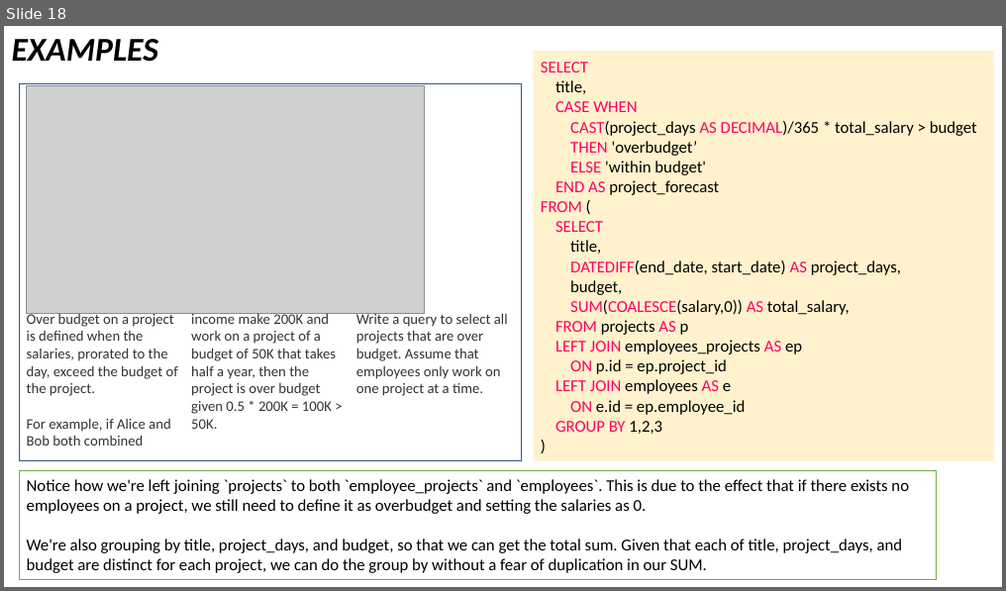
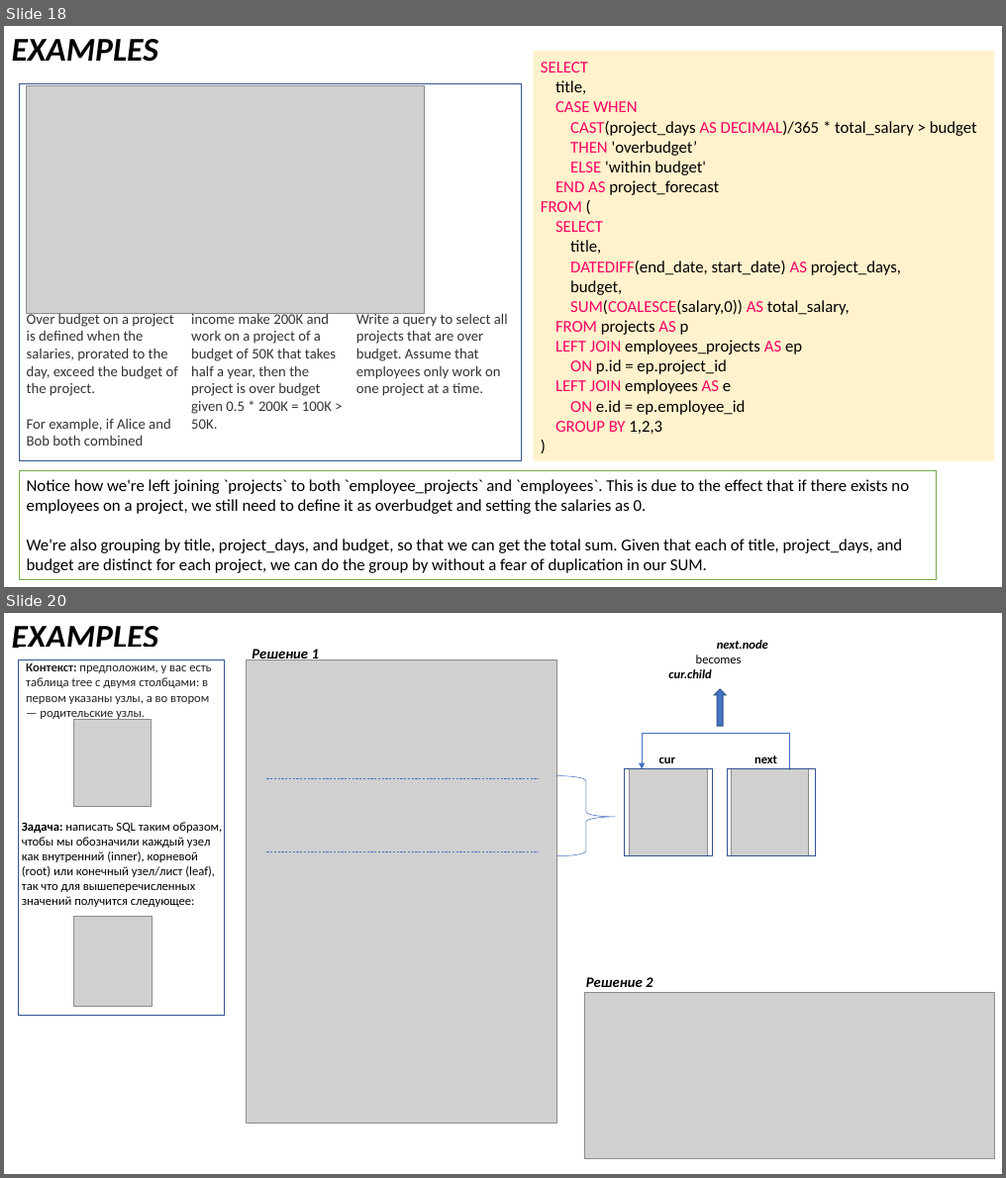
Before and after one commit to v-popov/ds_cheat_sheets, a slide deck: SQL/sql_map.pptx. Shown one above the other, each under a label of ours: slide 18 before the commit, slides 18 and 20 after it; the slides between them are not shown. The pictures are 1006x591 and 1006x1178 pixels, drawn with LibreOffice and Linux fonts; fonts in the diff are those of the drawing; grey boxes stand for pictures. Boxes give left, top, right and bottom in pixels: in the first picture for what was removed or moved away, otherwise in the second. Text is boxed around its words. In the diff, an @@ line names an element or a change of style, - is before the commit and + after.

```diff
--- a/SQL/sql_map.pptx
+++ b/SQL/sql_map.pptx
@@ slide 20 added at box(4, 613, 1002, 1174), background #FFFFFF @@
@@ text added at box(12, 626, 158, 648), 32 pt, text #000000, bold, italic @@
+EXAMPLES
@@ text added at box(668, 640, 768, 678), 12 pt, text #000000, bold, italic @@
+next.node
+becomes
+cur.child
@@ picture added at box(247, 661, 557, 1124) @@
@@ text added at box(252, 647, 319, 661), 14 pt, text #000000, bold, italic @@
+Решение 1
@@ down arrow added at box(715, 689, 727, 726), fill #4472C4, outline #325491 1 pt @@
@@ arrow added from (642, 733) to (642, 769), #4472C4 0.5 pt @@
@@ elbow line added from (643, 733) to (790, 769), #4472C4 0.5 pt @@
@@ text added at box(659, 758, 675, 763), 12 pt, text #000000, bold @@
+cur
@@ text added at box(754, 756, 777, 763), 12 pt, text #000000, bold @@
+next
@@ line added from (266, 778) to (540, 778), #4472C4 0.5 pt dashed @@
@@ right brace added at box(556, 776, 616, 857), outline #4472C4 0.5 pt @@
@@ rectangle added at box(624, 769, 712, 857), outline #325491 1 pt @@
@@ picture added at box(630, 769, 708, 857) @@
@@ rectangle added at box(727, 769, 816, 857), outline #325491 1 pt @@
@@ picture added at box(731, 769, 809, 857) @@
@@ line added from (266, 853) to (540, 853), #4472C4 0.5 pt dashed @@
@@ group added at box(18, 661, 224, 1016): 2 texts, 2 pictures, 1 rectangle @@
+Контекст: предположим, у вас есть таблица tree с двумя столбцами: в первом указаны узлы, а во втором — родительские узлы.
+Задача: написать SQL таким образом, чтобы мы обозначили каждый узел как внутренний (inner), корневой (root) или конечный узел/лист (leaf), так что для вышеперечисленных значений получится следующее:
@@ picture added at box(585, 993, 995, 1158) @@
@@ text added at box(586, 977, 652, 987), 14 pt, text #000000, bold, italic @@
+Решение 2
```
Also in this commit, not shown: 1 other slide added, 1 other file.
